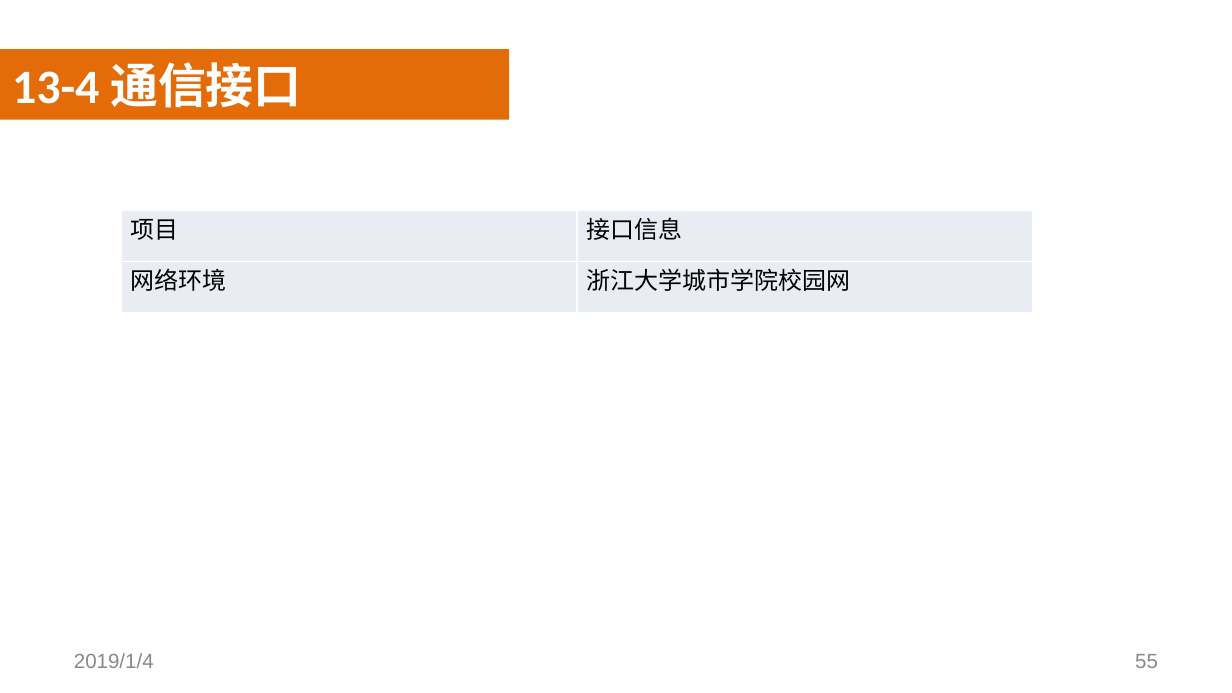
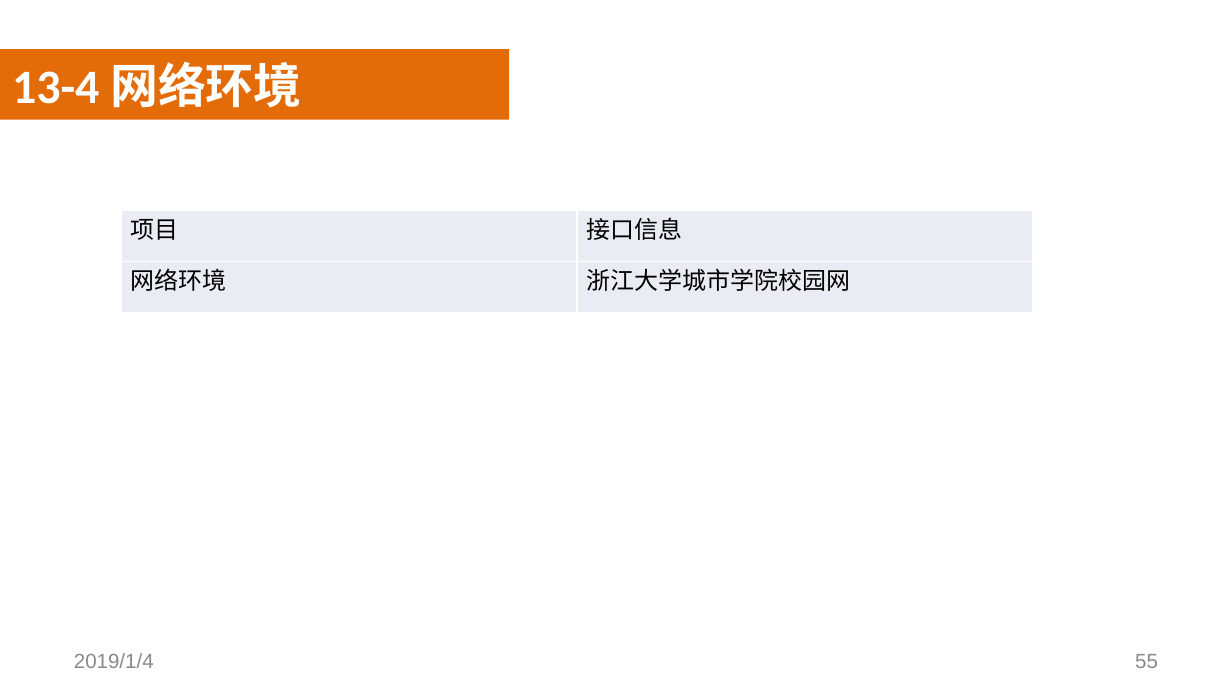
Before and after one commit to SoftwareRequirtmentsG02/Document, a slide deck: slide 55 of 案例教学系统/受控文档/分析设计/PPT/PRD2018-G02-SRS评审PPT.pptx. Drawn at 1232x693 pixels with LibreOffice and Linux fonts; fonts in the diff are those of the drawing; background and template pictures are left out. Boxes give left, top, right and bottom in pixels: in the first picture for what was removed or moved away, otherwise in the second. Text is boxed around its words. In the diff, an @@ line names an element or a change of style, - is before the commit and + after.

```diff
--- a/案例教学系统/受控文档/分析设计/PPT/PRD2018-G02-SRS评审PPT.pptx
+++ b/案例教学系统/受控文档/分析设计/PPT/PRD2018-G02-SRS评审PPT.pptx
@@ text at (x1=12, y1=62, x2=301, y2=108): text changed @@
-13-4 通信接口
+13-4 网络环境
```
Also in this commit, not shown: 14 other slides changed, 1 slide added, 1 slide removed, 2 other files.
